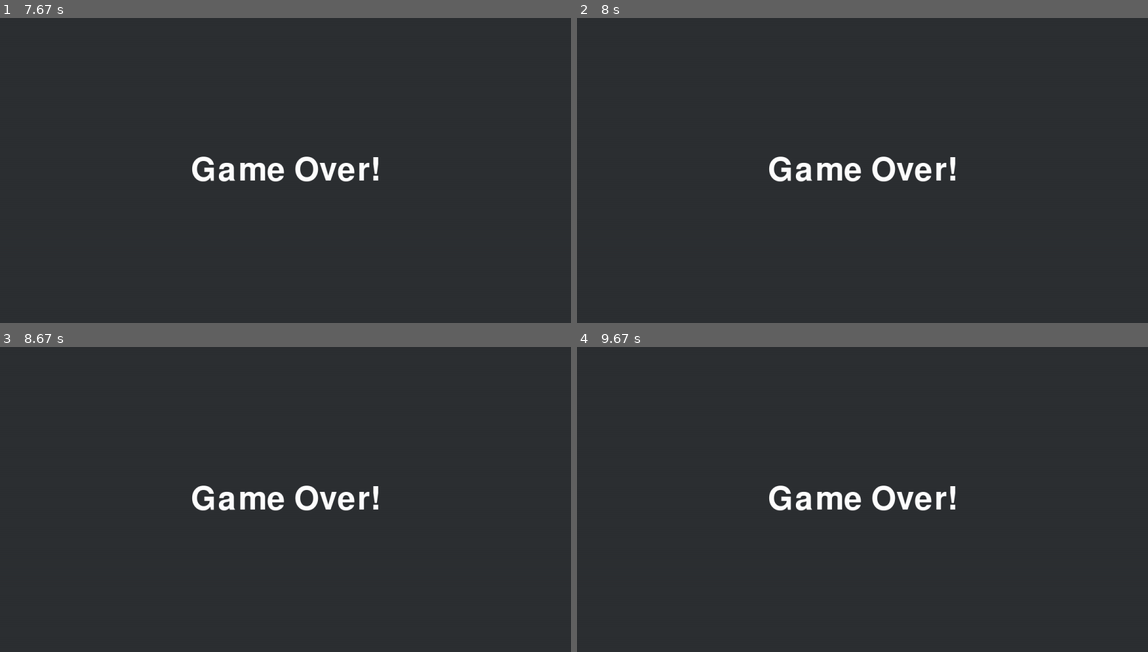
Above: before the commit, frames 1-4 (two rows, left to right).
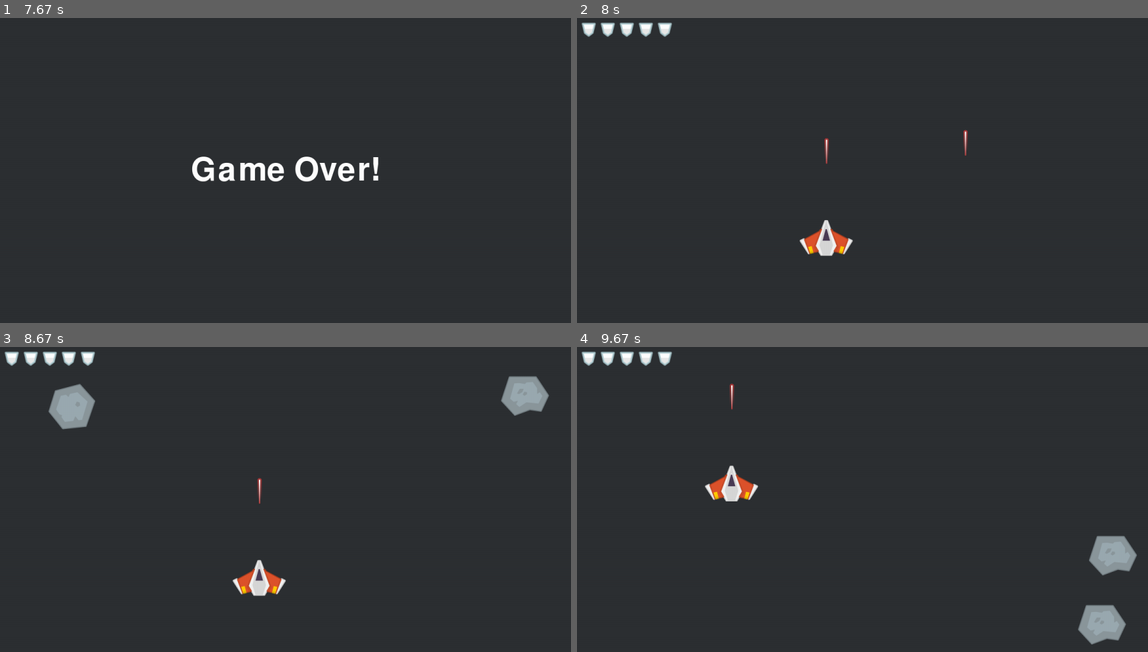
Above: after the commit, the same moments.

Repository: eccololo/pygame-projects
Game: pygame game, started from Meteor Dodger/main.py
Same seed, same stepped clock (60 frames per second), same inputs: the game is played once before the commit and once after it.
Inputs (mouse positions are in pixels of both pictures, inside the frame that each line leads up to):
- Up to frame 1 (7.67 s): click (285, 170) at 0.38 s; click (148, 173) at 0.75 s; click (496, 277) at 1.22 s; click (148, 109) at 1.55 s; click (285, 207) at 1.88 s; click (205, 106) at 2.22 s; click (485, 249) at 2.55 s; click (97, 201) at 2.88 s; click (119, 112) at 3.22 s; click (148, 225) at 3.55 s; click (491, 240) at 3.88 s; click (114, 283) at 4.22 s; click (108, 188) at 4.55 s; click (319, 255) at 4.88 s; click (388, 271) at 5.22 s; click (85, 277) at 5.55 s; click (142, 222) at 5.88 s; click (468, 103) at 6.22 s; click (314, 85) at 6.55 s; click (131, 60) at 6.88 s; click (279, 225) at 7.22 s; click (388, 262) at 7.58 s
- Up to frame 2 (8 s): click (828, 237) at 7.88 s
- Up to frame 3 (8.67 s): click (102, 530) at 8.22 s; click (256, 578) at 8.55 s
- Up to frame 4 (9.67 s): click (948, 499) at 8.88 s; click (731, 423) at 9.22 s; click (731, 484) at 9.55 s

Frame 1 is identical in both runs. In frame 2, 2.3% of the frame differs, in the area x 0-69%, y 1-79%; in frame 3, 4.0%, in the area x 0-97%, y 1-82%; in frame 4, 3.9%.

Commit message:
Add game reset functionality when player clicks mouse when is game over.

Diff:
--- a/Meteor Dodger/main.py
+++ b/Meteor Dodger/main.py
@@ -60,9 +60,15 @@
             speed_x = random.randrange(-1, 1)
             speed_y = random.randrange(3, 10)
             meteor_group.add(Meteor(meteor_image, random_pos_x, random_pos_y, speed_x, speed_y))
+
         if event.type == pygame.MOUSEBUTTONDOWN:
             laser_image = './assets/sprites/Laser.png'
             laser_group.add(Laser(laser_image, event.pos, 14))
+
+        # Game reset function
+        if event.type == pygame.MOUSEBUTTONDOWN and spaceship_group.sprite.health <= 0:
+            spaceship_group.sprite.health = 5
+            meteor_group.empty()
 
     screen.fill((45, 48, 51))
 
Not shown, changed: Meteor Dodger/.gitignore
